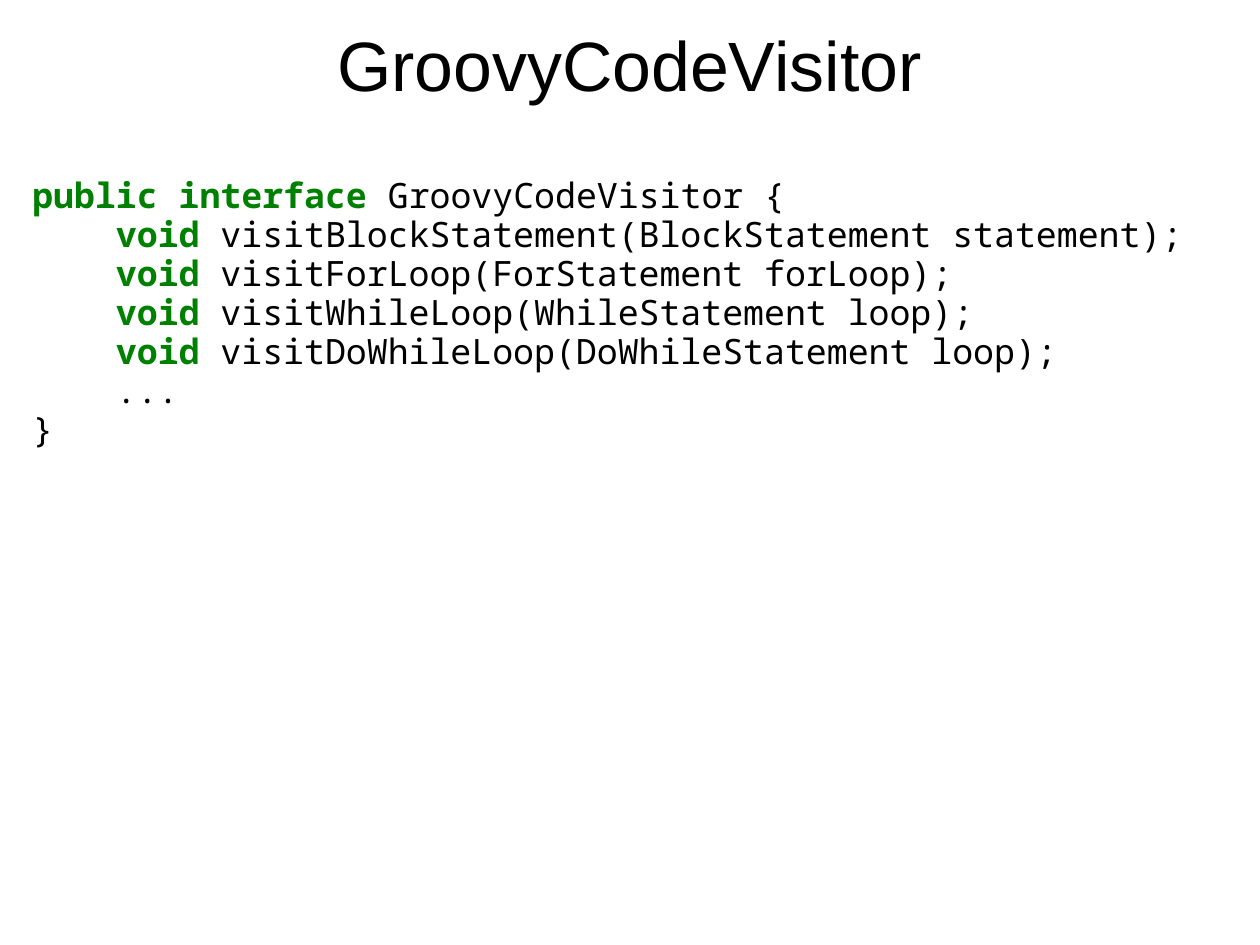
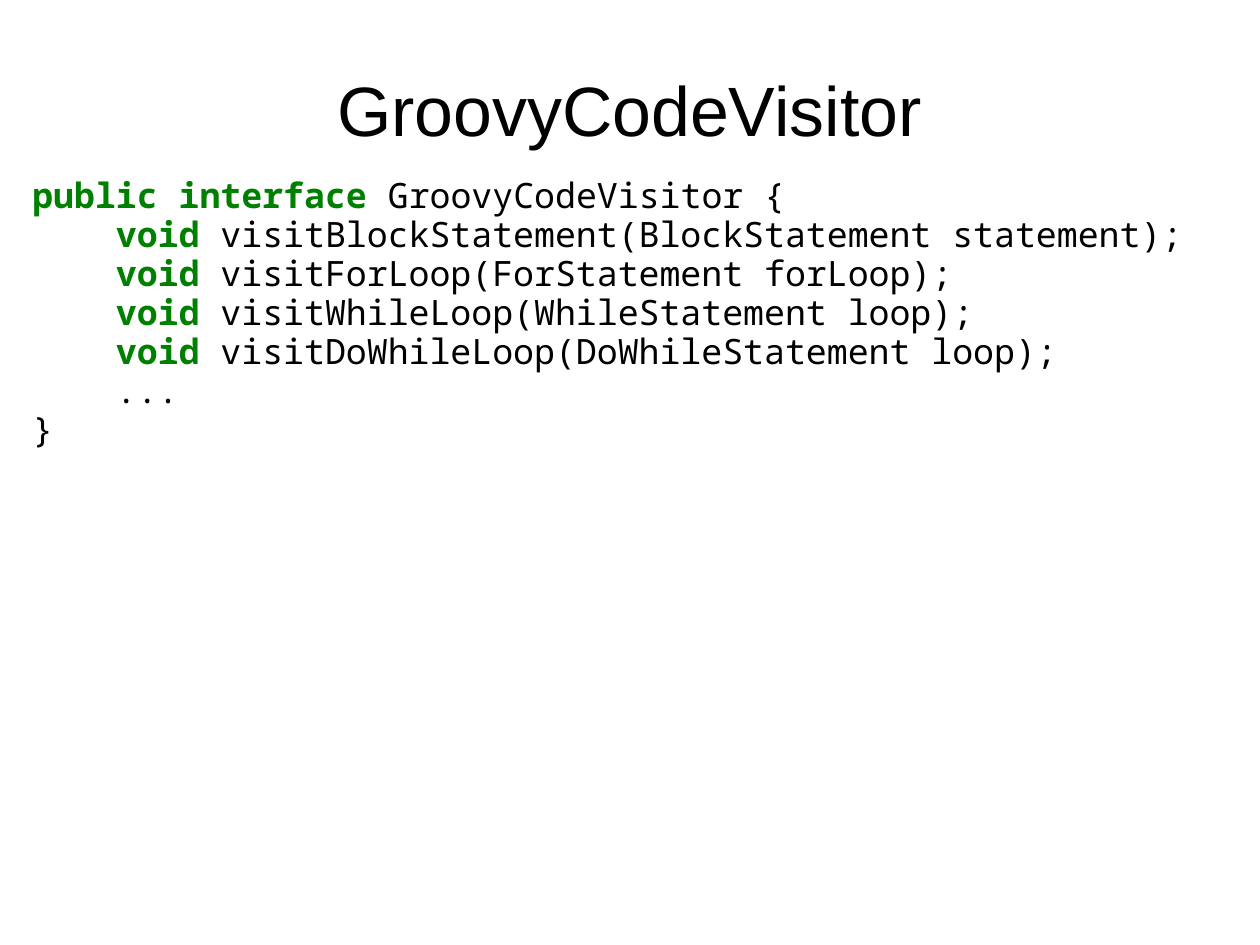
Before and after one commit to HamletDRC/presentations, a slide deck: slide 34 of asttransformations/CodeGeneration_SDC.odp (slide 25 before the commit). Drawn at 1260x945 pixels with LibreOffice and Linux fonts; fonts in the diff are those of the drawing. Boxes give left, top, right and bottom in pixels: in the first picture for what was removed or moved away, otherwise in the second. Text is boxed around its words. In the diff, an @@ line names an element or a change of style, - is before the commit and + after.

```diff
--- a/asttransformations/CodeGeneration_SDC.odp
+++ b/asttransformations/CodeGeneration_SDC.odp
@@ title "GroovyCodeVisitor": place and size @@
-title "GroovyCodeVisitor" at [337,40,922,105]
+title "GroovyCodeVisitor" at [337,85,922,150]
```
Also in this commit, not shown: 8 other slides changed, 12 slides added, 2 slides removed, 4 other files.
